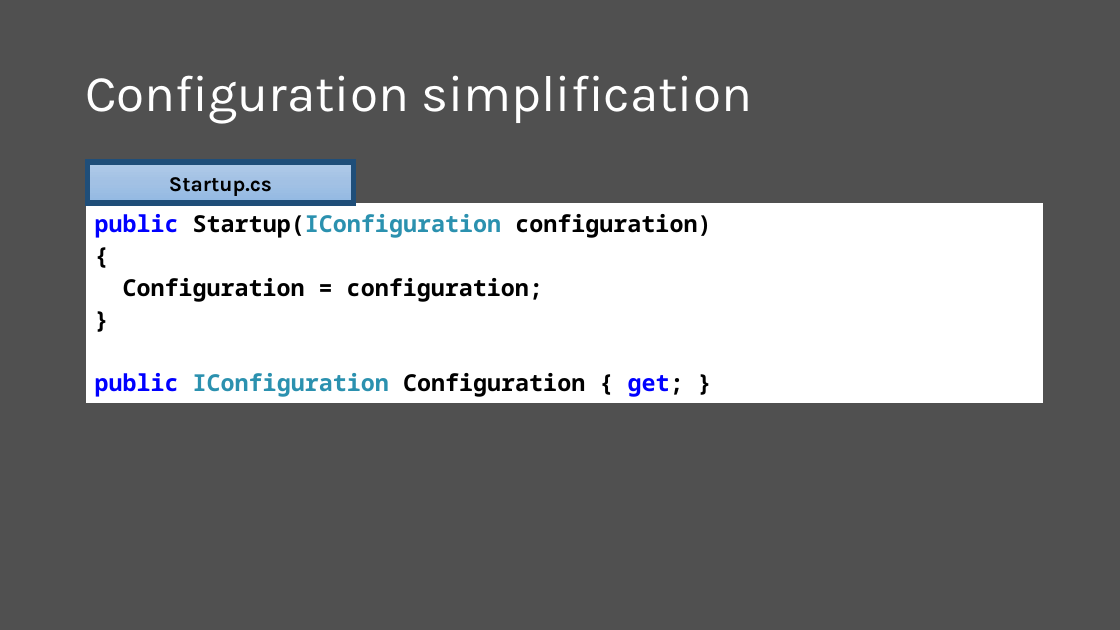
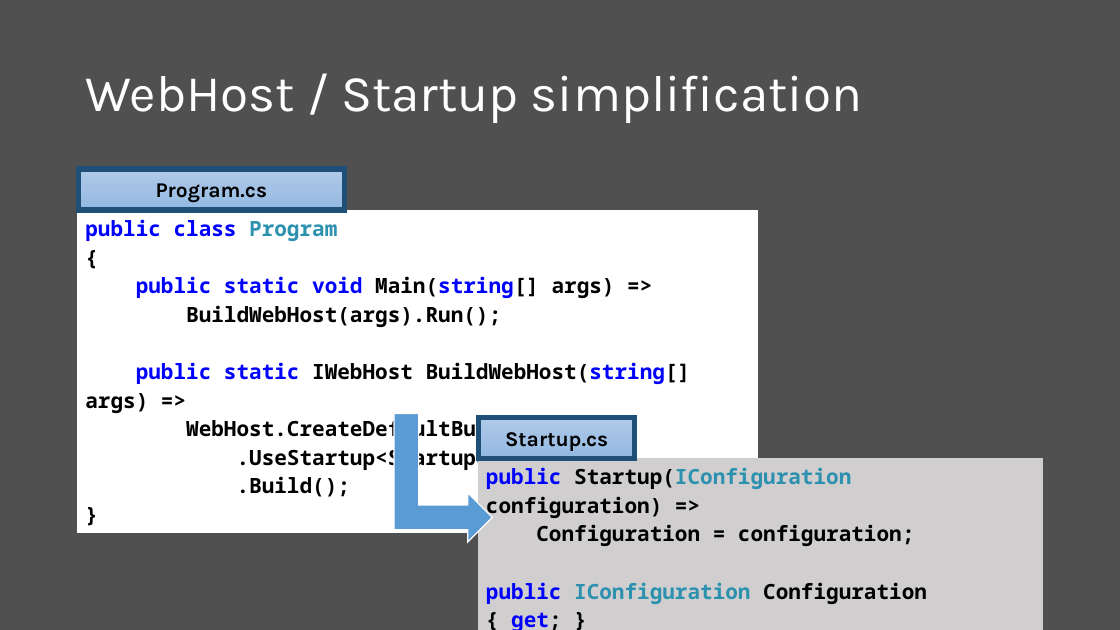
Before and after one commit to scottaddie/slide-decks, a slide deck: slide 12 of Whats New in ASP.NET Core 2.0.pptx. Drawn at 1120x630 pixels with LibreOffice and Linux fonts; fonts in the diff are those of the drawing. Boxes give left, top, right and bottom in pixels: in the first picture for what was removed or moved away, otherwise in the second. Text is boxed around its words. In the diff, an @@ line names an element or a change of style, - is before the commit and + after.

Commit message:
Tweak configuration slides

```diff
--- a/Whats New in ASP.NET Core 2.0.pptx
+++ b/Whats New in ASP.NET Core 2.0.pptx
@@ title at bbox=[85, 75, 862, 123]: text changed @@
-Configuration simplification
+WebHost / Startup simplification
@@ rectangle added at bbox=[78, 169, 344, 210], fill gradient #B1CBE9 to #A3C1E5 to #93B9E4, outline #1F4E79 4.5 pt, 18 pt, text #000000, bold @@
+Program.cs
@@ table added at bbox=[77, 210, 758, 501], 1 rows, 1 columns @@
+public class Program / { / public static void Main(string[] args) => / BuildWebHost(args).Run(); / public static IWebHost BuildWebHost(string[] args) => / WebHost.CreateDefaultBuilder(args) / .UseStartup<Startup>() / .Build(); / }
@@ bent up arrow added at bbox=[394, 413, 492, 542], fill #5B9BD5, outline #FFFFFF 1 pt @@
@@ rectangle "Startup.cs": place and size @@
-rectangle "Startup.cs" at bbox=[87, 162, 354, 203]
+rectangle "Startup.cs" at bbox=[479, 418, 635, 459]
@@ table at bbox=[478, 458, 1044, 630] @@
-row 1, column 1: public Startup(IConfiguration configuration) / { / Configuration = configuration; / } / public IConfiguration Configuration { get; }
+row 1, column 1: public Startup(IConfiguration configuration) => / Configuration = configuration; / public IConfiguration Configuration { get; }
@@ fill #FFFFFF to #D0CECE in row 1, column 1 @@
@@ table: place and size @@
-table at bbox=[87, 203, 1044, 401]
+table at bbox=[478, 458, 1044, 630]
```
Also in this commit, not shown: 1 other slide changed.
